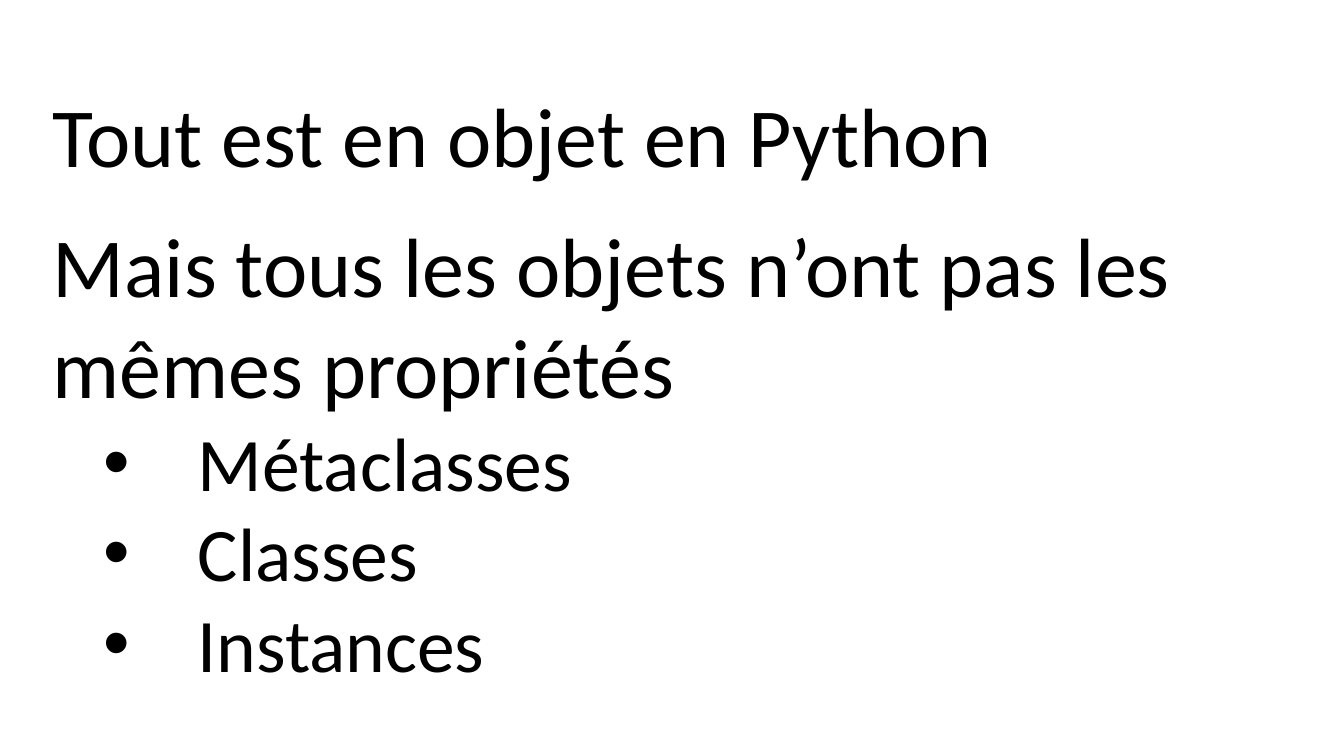
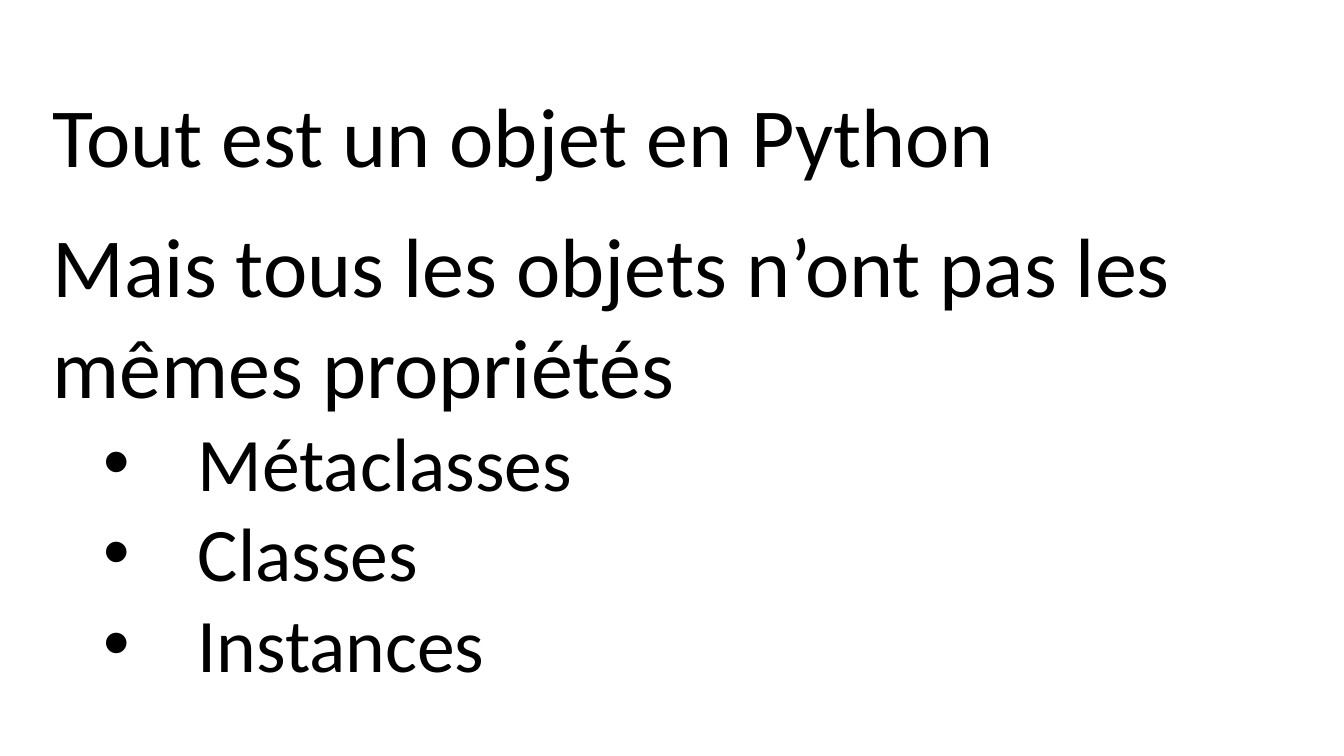
Before and after one commit to parmentelat/flotpython-archive, a slide deck: slide 1 of semaine7/CO12AL-W7-VIDEO03-SLIDE01.pptx. Drawn at 1344x756 pixels with LibreOffice and Linux fonts; fonts in the diff are those of the drawing. Boxes give left, top, right and bottom in pixels: in the first picture for what was removed or moved away, otherwise in the second. Text is boxed around its words. In the diff, an @@ line names an element or a change of style, - is before the commit and + after.

```diff
--- a/semaine7/CO12AL-W7-VIDEO03-SLIDE01.pptx
+++ b/semaine7/CO12AL-W7-VIDEO03-SLIDE01.pptx
@@ text at bbox=[53, 108, 994, 182]: text changed @@
-Tout est en objet en Python
+Tout est un objet en Python
```
Also in this commit, not shown: 6 other slides changed, 6 slides added, 4 other files.
